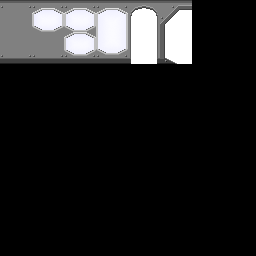
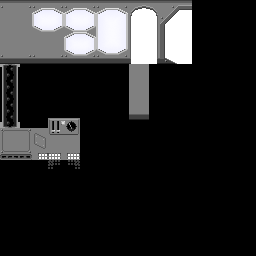
Revision of a layered (256, 256) image; what changed, layer by layer:
painted on "Hintergrund" over [0, 64, 149, 169]
